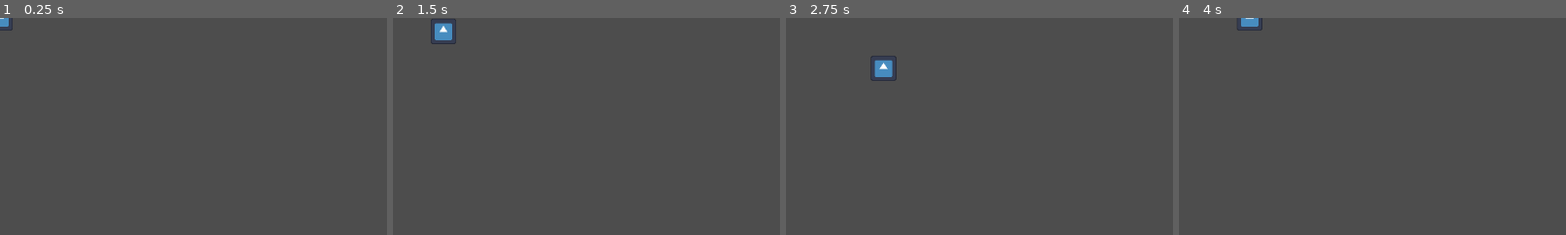
Above: before the commit, frames 1-4 (left to right).
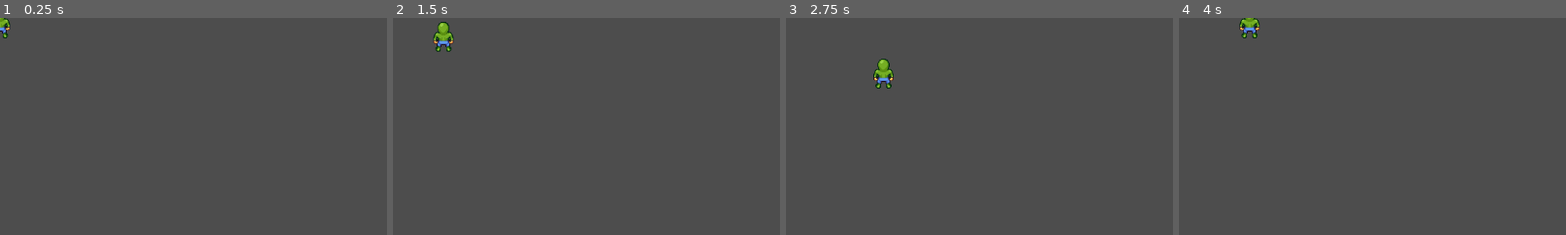
Above: after the commit, the same moments.

Repository: skspade/ngpfarm
Game: Godot game, scene res://node_2d.tscn
Two runs of this game, one before a commit and one after it. Both use one fixed random seed, a clock stepped at 60 frames per second and the inputs below. The engine's default icon, where the game draws it, is replaced by a stand-in: a white triangle on a blue panel in a dark square.
Inputs:
- Up to frame 1 (0.25 s): no input
- Up to frame 2 (1.5 s): tap Enter at 0.5 s; hold Right (ui_right) 0.53-1.28 s; hold Down (ui_down) from 1.28 s (still down)
- Up to frame 3 (2.75 s): release Down (ui_down) at 2.03 s; hold Right (ui_right) from 2.03 s (still down)
- Up to frame 4 (4 s): release Right (ui_right) at 2.78 s; hold Up (ui_up) 2.78-3.53 s; hold Left (ui_left) from 3.53 s (still down)
The pictures show only the part of the screen within x 0-50%, y 0-50%; the shares and areas given below are measured in that part.

The runs differ from the first frame. In frame 1, 0.2% of the frame differs, in the area x 0-4%, y 0-10%; in frame 2, 0.7%; in frame 3, 0.7%, in the area x 21-29%, y 17-33%; in frame 4, 0.4%.

Commit message:
Add character sprite sheet and update player scene with animations

Diff:
--- a/player.tscn
+++ b/player.tscn
@@ -1,16 +1,258 @@
-[gd_scene load_steps=4 format=3 uid="uid://dqitdao4h2kvv"]
+[gd_scene load_steps=36 format=3 uid="uid://dqitdao4h2kvv"]
 
 [ext_resource type="Script" path="res://scripts/player/player.gd" id="1_uf5n6"]
-[ext_resource type="Texture2D" uid="uid://bgtqrpv2tw8gn" path="res://icon.svg" id="2_8k4ul"]
+[ext_resource type="Texture2D" uid="uid://53n82emsqd8f" path="res://assets/character-sprite-sheet.png" id="2_2dvlf"]
 
 [sub_resource type="CapsuleShape2D" id="CapsuleShape2D_7bpfe"]
+
+[sub_resource type="AtlasTexture" id="AtlasTexture_7lwvr"]
+atlas = ExtResource("2_2dvlf")
+region = Rect2(0, 384, 64, 64)
+
+[sub_resource type="AtlasTexture" id="AtlasTexture_lekp4"]
+atlas = ExtResource("2_2dvlf")
+region = Rect2(64, 384, 64, 64)
+
+[sub_resource type="AtlasTexture" id="AtlasTexture_n4cxg"]
+atlas = ExtResource("2_2dvlf")
+region = Rect2(128, 384, 64, 64)
+
+[sub_resource type="AtlasTexture" id="AtlasTexture_skb6e"]
+atlas = ExtResource("2_2dvlf")
+region = Rect2(192, 384, 64, 64)
+
+[sub_resource type="AtlasTexture" id="AtlasTexture_4jw8k"]
+atlas = ExtResource("2_2dvlf")
+region = Rect2(256, 384, 64, 64)
+
+[sub_resource type="AtlasTexture" id="AtlasTexture_k56pl"]
+atlas = ExtResource("2_2dvlf")
+region = Rect2(320, 384, 64, 64)
+
+[sub_resource type="AtlasTexture" id="AtlasTexture_qbncm"]
+atlas = ExtResource("2_2dvlf")
+region = Rect2(384, 384, 64, 64)
+
+[sub_resource type="AtlasTexture" id="AtlasTexture_tlu6c"]
+atlas = ExtResource("2_2dvlf")
+region = Rect2(448, 384, 64, 64)
+
+[sub_resource type="AtlasTexture" id="AtlasTexture_m0pyr"]
+atlas = ExtResource("2_2dvlf")
+region = Rect2(0, 320, 64, 64)
+
+[sub_resource type="AtlasTexture" id="AtlasTexture_wmosg"]
+atlas = ExtResource("2_2dvlf")
+region = Rect2(64, 320, 64, 64)
+
+[sub_resource type="AtlasTexture" id="AtlasTexture_d64h4"]
+atlas = ExtResource("2_2dvlf")
+region = Rect2(128, 320, 64, 64)
+
+[sub_resource type="AtlasTexture" id="AtlasTexture_rfhcb"]
+atlas = ExtResource("2_2dvlf")
+region = Rect2(192, 320, 64, 64)
+
+[sub_resource type="AtlasTexture" id="AtlasTexture_nw6r5"]
+atlas = ExtResource("2_2dvlf")
+region = Rect2(256, 320, 64, 64)
+
+[sub_resource type="AtlasTexture" id="AtlasTexture_1jn12"]
+atlas = ExtResource("2_2dvlf")
+region = Rect2(320, 320, 64, 64)
+
+[sub_resource type="AtlasTexture" id="AtlasTexture_d8rg5"]
+atlas = ExtResource("2_2dvlf")
+region = Rect2(384, 320, 64, 64)
+
+[sub_resource type="AtlasTexture" id="AtlasTexture_6nvkm"]
+atlas = ExtResource("2_2dvlf")
+region = Rect2(448, 320, 64, 64)
+
+[sub_resource type="AtlasTexture" id="AtlasTexture_v5cj2"]
+atlas = ExtResource("2_2dvlf")
+region = Rect2(0, 448, 64, 64)
+
+[sub_resource type="AtlasTexture" id="AtlasTexture_y4lif"]
+atlas = ExtResource("2_2dvlf")
+region = Rect2(64, 448, 64, 64)
+
+[sub_resource type="AtlasTexture" id="AtlasTexture_p5u0q"]
+atlas = ExtResource("2_2dvlf")
+region = Rect2(128, 448, 64, 64)
+
+[sub_resource type="AtlasTexture" id="AtlasTexture_tw3nd"]
+atlas = ExtResource("2_2dvlf")
+region = Rect2(192, 448, 64, 64)
+
+[sub_resource type="AtlasTexture" id="AtlasTexture_ypn0a"]
+atlas = ExtResource("2_2dvlf")
+region = Rect2(256, 448, 64, 64)
+
+[sub_resource type="AtlasTexture" id="AtlasTexture_g5kg0"]
+atlas = ExtResource("2_2dvlf")
+region = Rect2(320, 448, 64, 64)
+
+[sub_resource type="AtlasTexture" id="AtlasTexture_kcjes"]
+atlas = ExtResource("2_2dvlf")
+region = Rect2(384, 448, 64, 64)
+
+[sub_resource type="AtlasTexture" id="AtlasTexture_cjo0y"]
+atlas = ExtResource("2_2dvlf")
+region = Rect2(448, 448, 64, 64)
+
+[sub_resource type="AtlasTexture" id="AtlasTexture_7cdfa"]
+atlas = ExtResource("2_2dvlf")
+region = Rect2(0, 0, 64, 64)
+
+[sub_resource type="AtlasTexture" id="AtlasTexture_jfwrd"]
+atlas = ExtResource("2_2dvlf")
+region = Rect2(64, 0, 64, 64)
+
+[sub_resource type="AtlasTexture" id="AtlasTexture_hotj7"]
+atlas = ExtResource("2_2dvlf")
+region = Rect2(128, 0, 64, 64)
+
+[sub_resource type="AtlasTexture" id="AtlasTexture_pf2r0"]
+atlas = ExtResource("2_2dvlf")
+region = Rect2(192, 0, 64, 64)
+
+[sub_resource type="AtlasTexture" id="AtlasTexture_l8cvu"]
+atlas = ExtResource("2_2dvlf")
+region = Rect2(256, 0, 64, 64)
+
+[sub_resource type="AtlasTexture" id="AtlasTexture_2uuqt"]
+atlas = ExtResource("2_2dvlf")
+region = Rect2(320, 0, 64, 64)
+
+[sub_resource type="AtlasTexture" id="AtlasTexture_13cmf"]
+atlas = ExtResource("2_2dvlf")
+region = Rect2(384, 0, 64, 64)
+
+[sub_resource type="SpriteFrames" id="SpriteFrames_m24np"]
+animations = [{
+"frames": [{
+"duration": 1.0,
+"texture": SubResource("AtlasTexture_7lwvr")
+}, {
+"duration": 1.0,
+"texture": SubResource("AtlasTexture_lekp4")
+}, {
+"duration": 1.0,
+"texture": SubResource("AtlasTexture_n4cxg")
+}, {
+"duration": 1.0,
+"texture": SubResource("AtlasTexture_skb6e")
+}, {
+"duration": 1.0,
+"texture": SubResource("AtlasTexture_4jw8k")
+}, {
+"duration": 1.0,
+"texture": SubResource("AtlasTexture_k56pl")
+}, {
+"duration": 1.0,
+"texture": SubResource("AtlasTexture_qbncm")
+}, {
+"duration": 1.0,
+"texture": SubResource("AtlasTexture_tlu6c")
+}],
+"loop": true,
+"name": &"idle_down",
+"speed": 8.0
+}, {
+"frames": [{
+"duration": 1.0,
+"texture": SubResource("AtlasTexture_m0pyr")
+}, {
+"duration": 1.0,
+"texture": SubResource("AtlasTexture_wmosg")
+}, {
+"duration": 1.0,
+"texture": SubResource("AtlasTexture_d64h4")
+}, {
+"duration": 1.0,
+"texture": SubResource("AtlasTexture_rfhcb")
+}, {
+"duration": 1.0,
+"texture": SubResource("AtlasTexture_nw6r5")
+}, {
+"duration": 1.0,
+"texture": SubResource("AtlasTexture_1jn12")
+}, {
+"duration": 1.0,
+"texture": SubResource("AtlasTexture_d8rg5")
+}, {
+"duration": 1.0,
+"texture": SubResource("AtlasTexture_6nvkm")
+}],
+"loop": true,
+"name": &"idle_left",
+"speed": 8.0
+}, {
+"frames": [{
+"duration": 1.0,
+"texture": SubResource("AtlasTexture_v5cj2")
+}, {
+"duration": 1.0,
+"texture": SubResource("AtlasTexture_y4lif")
+}, {
+"duration": 1.0,
+"texture": SubResource("AtlasTexture_p5u0q")
+}, {
+"duration": 1.0,
+"texture": SubResource("AtlasTexture_tw3nd")
+}, {
+"duration": 1.0,
+"texture": SubResource("AtlasTexture_ypn0a")
+}, {
+"duration": 1.0,
+"texture": SubResource("AtlasTexture_g5kg0")
+}, {
+"duration": 1.0,
+"texture": SubResource("AtlasTexture_kcjes")
+}, {
+"duration": 1.0,
+"texture": SubResource("AtlasTexture_cjo0y")
+}],
+"loop": true,
+"name": &"idle_right",
+"speed": 8.0
+}, {
+"frames": [{
+"duration": 1.0,
+"texture": SubResource("AtlasTexture_7cdfa")
+}, {
+"duration": 1.0,
+"texture": SubResource("AtlasTexture_jfwrd")
+}, {
+"duration": 1.0,
+"texture": SubResource("AtlasTexture_hotj7")
+}, {
+"duration": 1.0,
+"texture": SubResource("AtlasTexture_pf2r0")
+}, {
+"duration": 1.0,
+"texture": SubResource("AtlasTexture_l8cvu")
+}, {
+"duration": 1.0,
+"texture": SubResource("AtlasTexture_2uuqt")
+}, {
+"duration": 1.0,
+"texture": SubResource("AtlasTexture_13cmf")
+}],
+"loop": true,
+"name": &"idle_up",
+"speed": 7.0
+}]
 
 [node name="Player" type="CharacterBody2D"]
 script = ExtResource("1_uf5n6")
+metadata/_edit_group_ = true
 
 [node name="CollisionShape2D" type="CollisionShape2D" parent="."]
 shape = SubResource("CapsuleShape2D_7bpfe")
 
-[node name="Sprite2D" type="Sprite2D" parent="."]
-scale = Vector2(0.3, 0.3)
-texture = ExtResource("2_8k4ul")
+[node name="AnimatedSprite2D" type="AnimatedSprite2D" parent="."]
+sprite_frames = SubResource("SpriteFrames_m24np")
+animation = &"idle_up"
+frame_progress = 0.744524
Binary file added: assets/character-sprite-sheet.png
Not shown, added: assets/character-sprite-sheet.png.import
